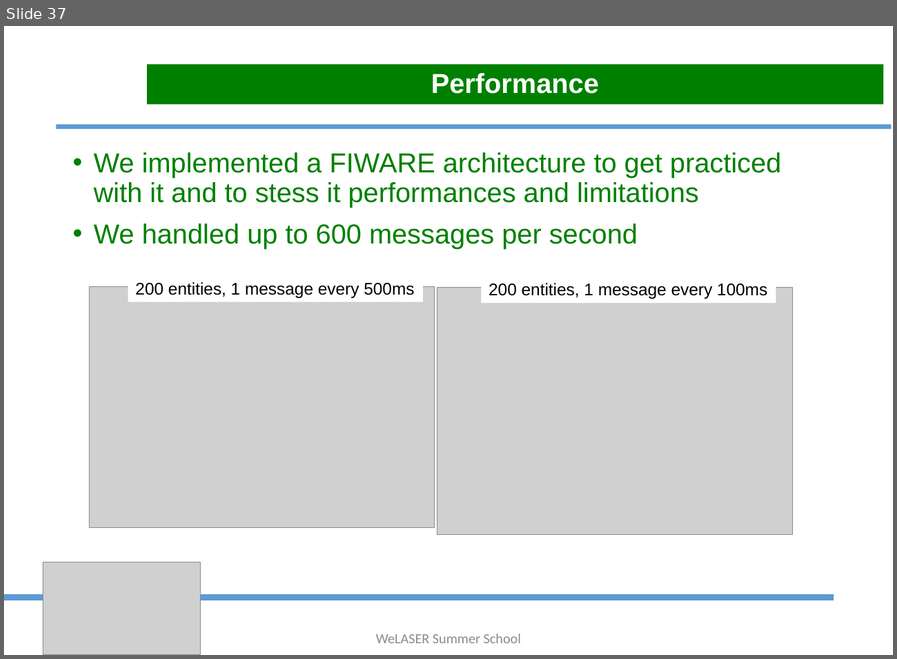
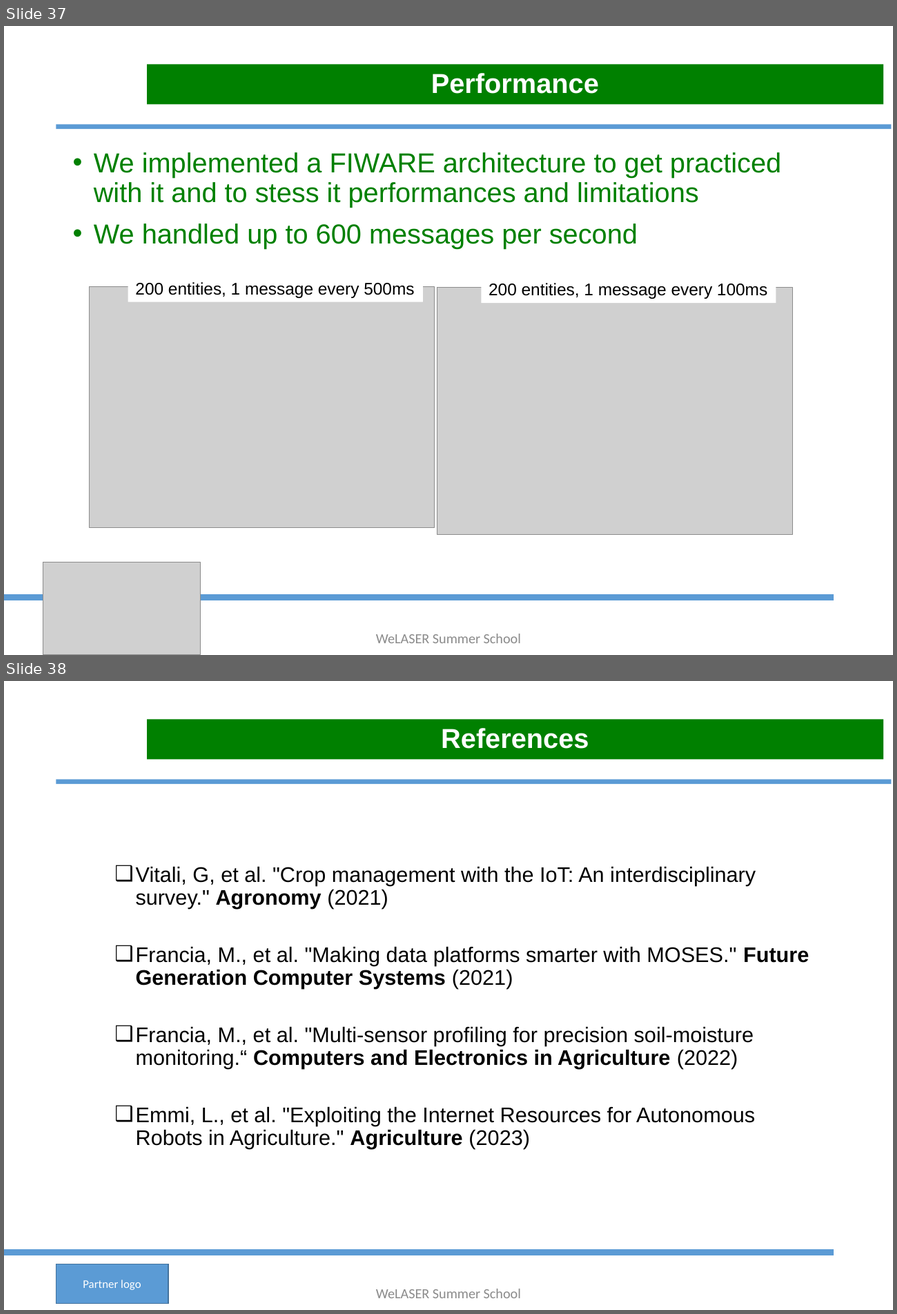
Before and after one commit to w4bo/2023-welaser-summerschool, a slide deck: WeLASER - SUMMER SCHOOL.pptx. Shown one above the other, each under a label of ours: slide 37 before the commit, slides 37 and 38 after it. The pictures are 897x659 and 897x1314 pixels, drawn with LibreOffice and Linux fonts; fonts in the diff are those of the drawing; grey boxes stand for pictures; background and template pictures are left out. Boxes give left, top, right and bottom in pixels: in the first picture for what was removed or moved away, otherwise in the second. Text is boxed around its words. In the diff, an @@ line names an element or a change of style, - is before the commit and + after.

Commit message:
auto update

```diff
--- a/WeLASER - SUMMER SCHOOL.pptx
+++ b/WeLASER - SUMMER SCHOOL.pptx
@@ slide 38 added at (4,681,893,1310), background #FFFFFF; not listed: 3 template elements that a slide beside it also shows @@
@@ title added at (147,719,884,759), fill #008000, 26 pt, text #FFFFFF, bold @@
+References
@@ text added at (136,866,809,1149), 20 pt, text #000000 @@
+  ❑ Vitali, G, et al. "Crop management with the IoT: An interdisciplinary survey." Agronomy (2021)
+  ❑ Francia, M., et al. "Making data platforms smarter with MOSES." Future Generation Computer Systems (2021)
+  ❑ Francia, M., et al. "Multi-sensor profiling for precision soil-moisture monitoring.“ Computers and Electronics in Agriculture (2022)
+  ❑ Emmi, L., et al. "Exploiting the Internet Resources for Autonomous Robots in Agriculture." Agriculture (2023)
@@ rectangle added at (56,1263,168,1303), fill #5B9BD5, outline #43739E 1 pt, 11 pt, text #FFFFFF @@
+Partner logo
```
